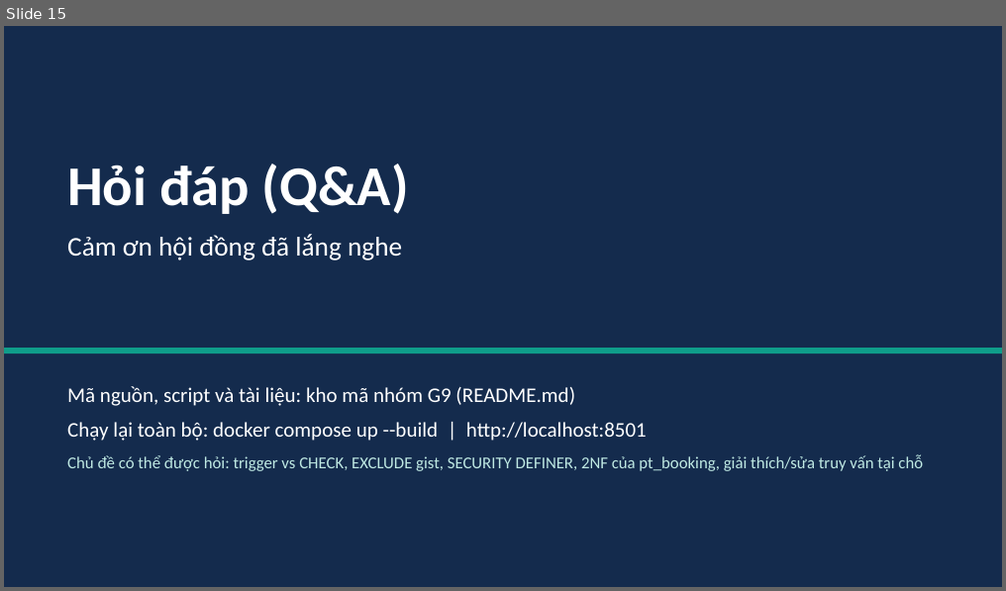
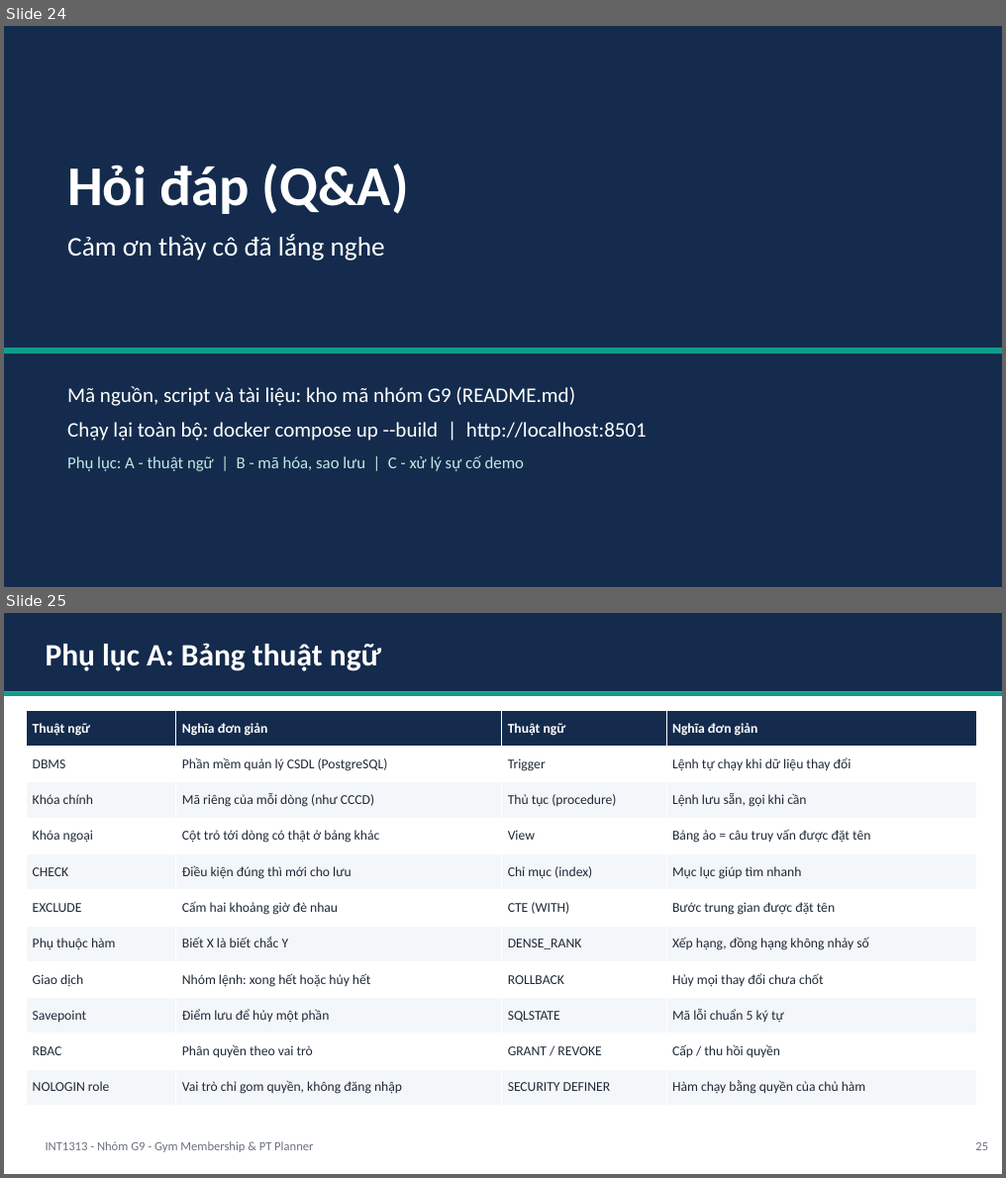
Before and after one commit to TienVN6222/PTIT_INT1313_CSDL_Group9, a slide deck: Phase 4/presentation/deck.pptx. Shown one above the other, each under a label of ours: slide 15 before the commit, slides 24 and 25 after it. The pictures are 1006x591 and 1006x1178 pixels, drawn with LibreOffice and Linux fonts; fonts in the diff are those of the drawing. Boxes give left, top, right and bottom in pixels: in the first picture for what was removed or moved away, otherwise in the second. Text is boxed around its words. In the diff, an @@ line names an element or a change of style, - is before the commit and + after.

```diff
--- a/Phase 4/presentation/deck.pptx
+++ b/Phase 4/presentation/deck.pptx
@@ slide 25 added at [4,613,1002,1174], background #FFFFFF @@
@@ rectangle added at [4,613,1002,691], fill #142B4D @@
@@ text added at [46,643,381,671], 30 pt, text #FFFFFF, bold @@
+Phụ lục A: Bảng thuật ngữ
@@ rectangle added at [4,691,1002,696], fill #0F9D8A @@
@@ table added at [27,710,977,1106], 11 rows, 4 columns @@
+Thuật ngữ | Nghĩa đơn giản | Thuật ngữ | Nghĩa đơn giản
+DBMS | Phần mềm quản lý CSDL (PostgreSQL) | Trigger | Lệnh tự chạy khi dữ liệu thay đổi
+Khóa chính | Mã riêng của mỗi dòng (như CCCD) | Thủ tục (procedure) | Lệnh lưu sẵn, gọi khi cần
+Khóa ngoại | Cột trỏ tới dòng có thật ở bảng khác | View | Bảng ảo = câu truy vấn được đặt tên
+CHECK | Điều kiện đúng thì mới cho lưu | Chỉ mục (index) | Mục lục giúp tìm nhanh
+EXCLUDE | Cấm hai khoảng giờ đè nhau | CTE (WITH) | Bước trung gian được đặt tên
+Phụ thuộc hàm | Biết X là biết chắc Y | DENSE_RANK | Xếp hạng, đồng hạng không nhảy số
+Giao dịch | Nhóm lệnh: xong hết hoặc hủy hết | ROLLBACK | Hủy mọi thay đổi chưa chốt
+Savepoint | Điểm lưu để hủy một phần | SQLSTATE | Mã lỗi chuẩn 5 ký tự
+RBAC | Phân quyền theo vai trò | GRANT / REVOKE | Cấp / thu hồi quyền
+NOLOGIN role | Vai trò chỉ gom quyền, không đăng nhập | SECURITY DEFINER | Hàm chạy bằng quyền của chủ hàm
@@ text added at [46,1142,313,1153], 12 pt, text #6B7280 @@
+INT1313 - Nhóm G9 - Gym Membership & PT Planner
@@ text added at [975,1143,988,1151], 12 pt, text #6B7280 @@
+25
@@ what was slide 15 is now slide 24 @@
@@ slide 24 changed as well @@
@@ text at [67,234,385,261]: text changed @@
-Cảm ơn hội đồng đã lắng nghe
+Cảm ơn thầy cô đã lắng nghe
@@ text at [67,456,524,472]: text changed @@
-Chủ đề có thể được hỏi: trigger vs CHECK, EXCLUDE gist, SECURITY DEFINER, 2NF của pt_booking, giải thích/sửa truy vấn tại chỗ
+Phụ lục: A - thuật ngữ | B - mã hóa, sao lưu | C - xử lý sự cố demo
```
Also in this commit, not shown: 5 other slides changed, 19 other slides added, 8 slides removed, 23 other files.
